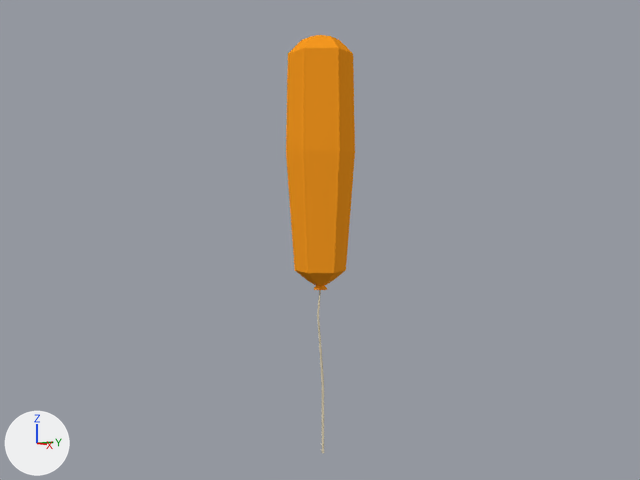
Before and after pictures for a commit that changed the Blender file objects/toys/baloon/baloon-long.blend.
Before and after are seen from the file's camera 'Camera'. Lighting does not change. The marker at lower left points along +X, +Y and +Z.
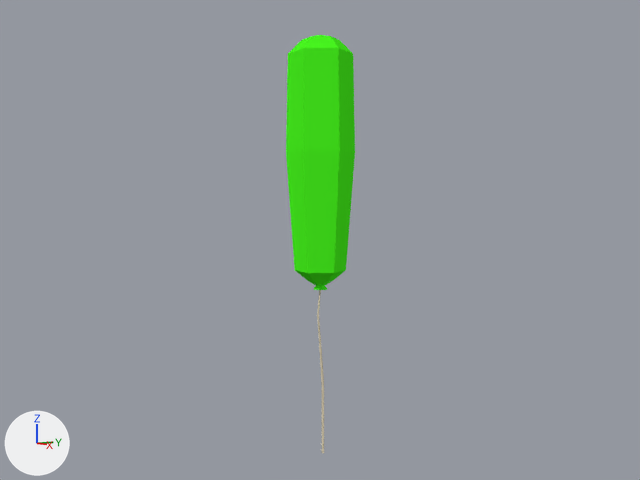
Commit message: added baloons

What changed in the scene script:
```text
Change mat_baloon_red_000:
    mat_baloon_red_000.base_color: (0.985, 0.338, 0.0161) -> (0.0681, 0.985, 0.0146)  # orange #fd9d22 -> green #4afd20
```

Changed parts and their boxes (x1, y1, x2, y2) in the pictures (640 x 480 px):
'Sphere', recoloured (orange to green)
    both: (286, 35, 355, 293)
